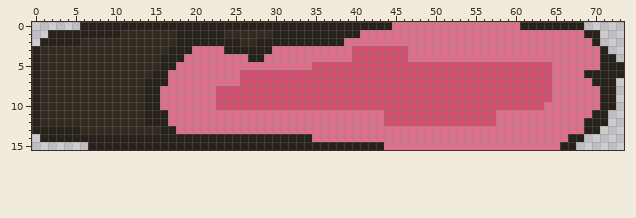
Edited in one commit: sprite sheet (assets/food/Steak.png). This is how it looked before the edit.
The file is 74x16 pixels.
The result:
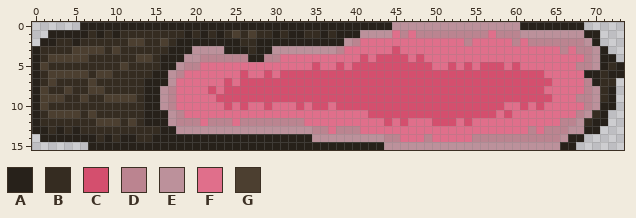
Palette (. is transparent): A #27211a  B #352c21  C #d44f6e  D #bb8490  E #bc919b  F #e06f8b  G #4c3f30
Diff:
Changed rows in their new state; - is an unchanged pixel.
first column x 1:
 0 --------------------------------------------EEEEEEEEEEEEEEEE------------
 1 ------B-B--------B-B-B--G-G---B--BB-B---EEEE-D-DDDDDDDDD-DDDEEEEEEEE----
 2 --BB-------GG--G----------------------ED-------------D-----D-DDDDDDDE---
 3 ----GGGG-G---------EEEE---B--EEEEEEEED-FFFFF-F-------------------D-DDE--
 4 -GGGGG------GG----EEDDDDDD--DD---------F-F-----C--------------------DE--
 5 G---------G------EDD---------------FF-F----------FF-F-F---F-FFFF---DDE-B
 6 -GGGGG-GG-------ED--------FF-F---------------------------------F------B-
 7 -G----G---------E------C--------------------------------------------D-BB
 8 G--G--GG-------ED----CF----------------------------------------F----DEB-
 9 GGG--G--GGGG---ED--------------------------------------------------DDEB-
10 G--------------ED-----F-F-FF-FFF-F--F---------------------FF-F------DE--
11 -GGGG-G---------ED-----------------------CC---------------C--------DEB--
12 -------GGG-G----EDDD-DDD-DDDDDDDD-----------F-FFF---F-FFF--------DDEB---
13 -B-B-------------EEEEEEEEEEEEEEEEEDD-DDD---------------------D-DDDEE----
14 -------B-B--BB--------------------EEEEEEEEEDD---D-----DDDDDDDDDDDE------
15 -------------------------------------------EEEEEEEEEEEEEEEEEEEEEE-------
